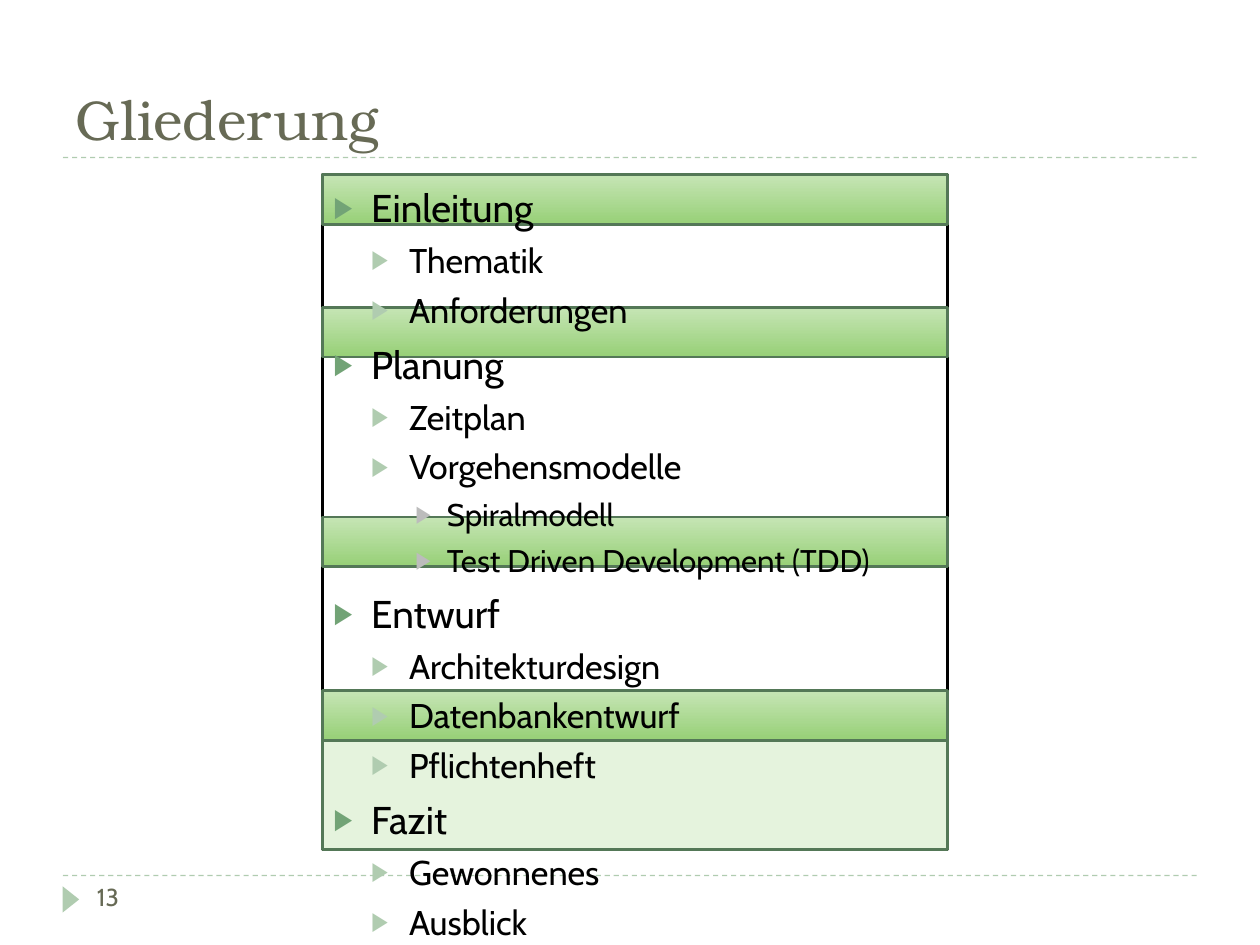
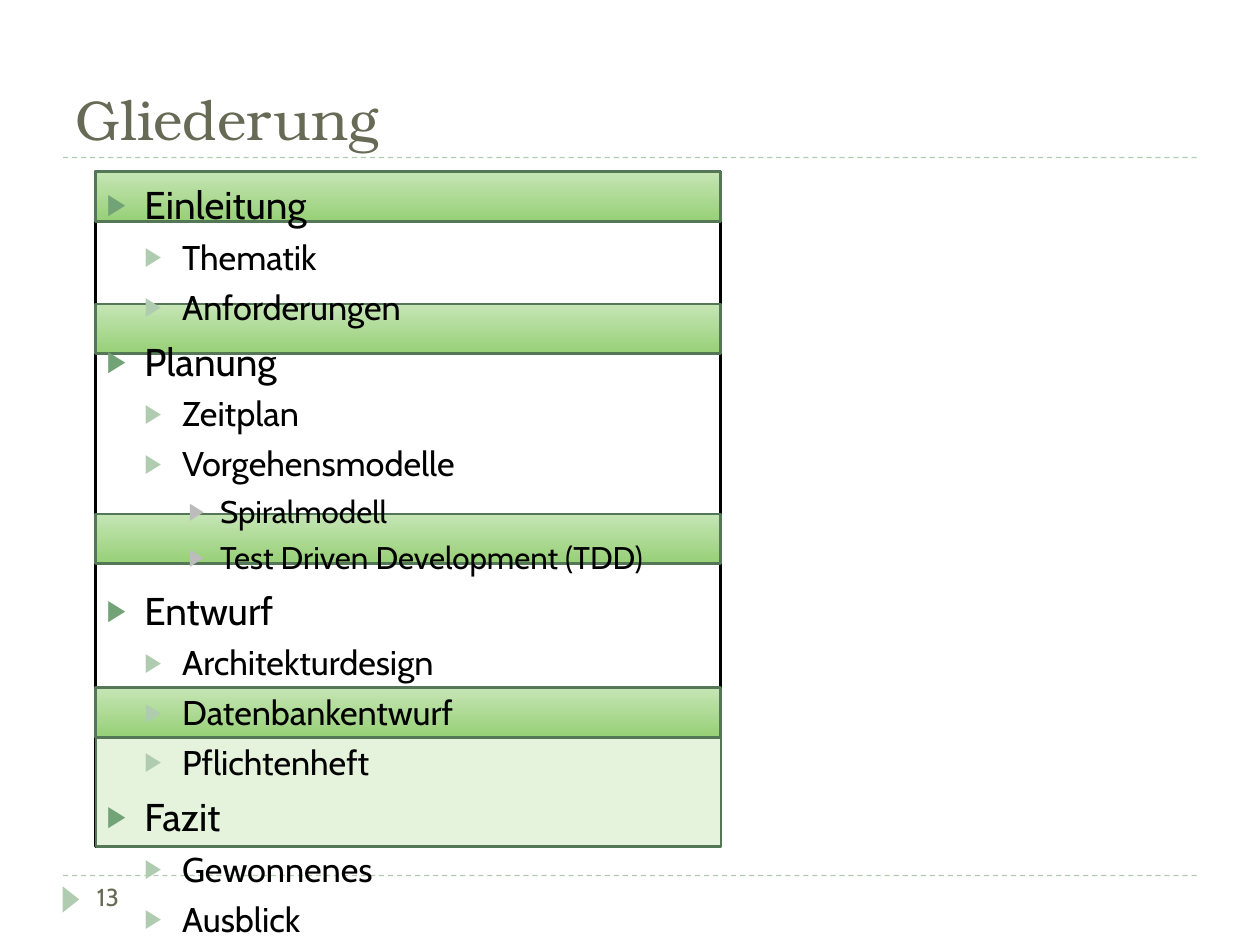
Before and after one commit to DarksideCode/Inventory-Management-System, a slide deck: slide 14 of Doku/Präsentation.pptx. Drawn at 1260x945 pixels with LibreOffice and Linux fonts; fonts in the diff are those of the drawing. Boxes give left, top, right and bottom in pixels: in the first picture for what was removed or moved away, otherwise in the second. Text is boxed around its words. In the diff, an @@ line names an element or a change of style, - is before the commit and + after.

```diff
--- a/Doku/Präsentation.pptx
+++ b/Doku/Präsentation.pptx
@@ 5 rectangles, 1 text: place and size @@
-5 rectangles, 1 text at (323,175,948,936)
+5 rectangles, 1 text at (96,171,721,933)
@@ rectangle: place and size @@
-rectangle at (323,690,948,740)
+rectangle at (96,688,721,737)
```
Also in this commit, not shown: 5 other slides changed, 1 other file.
